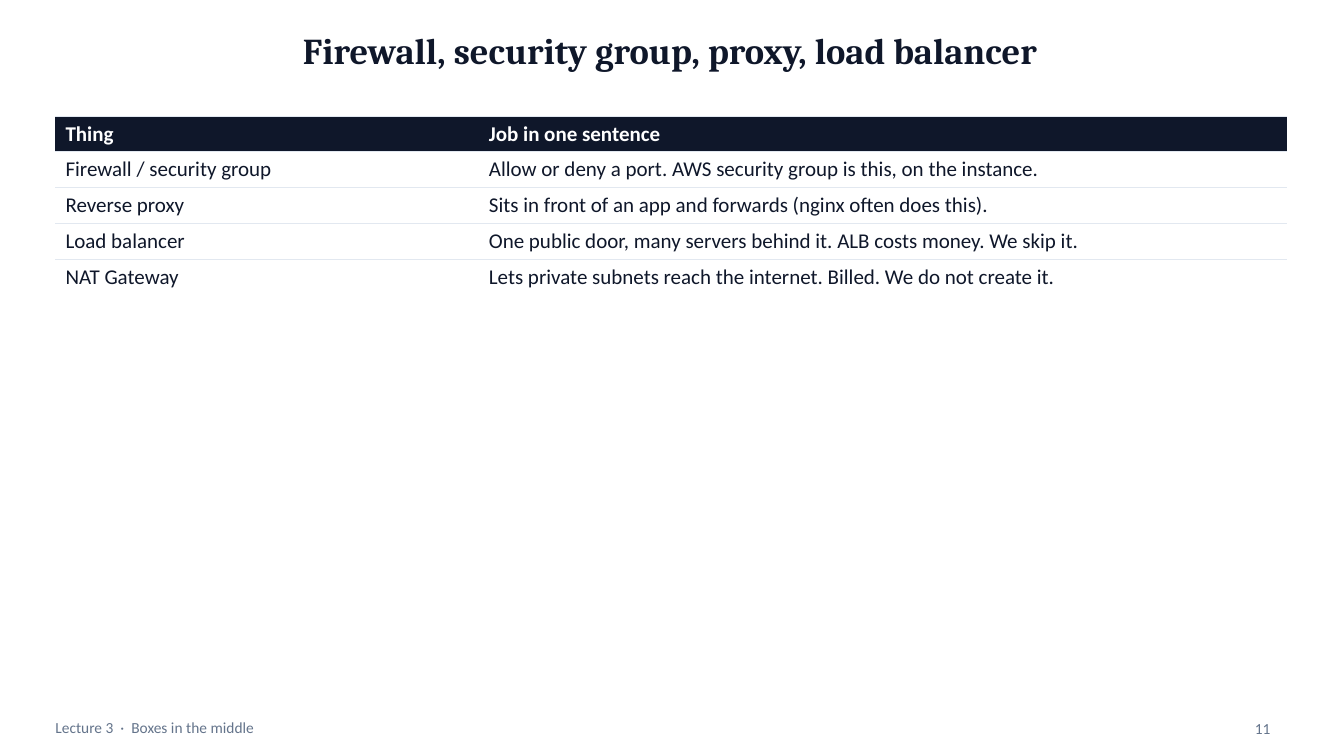
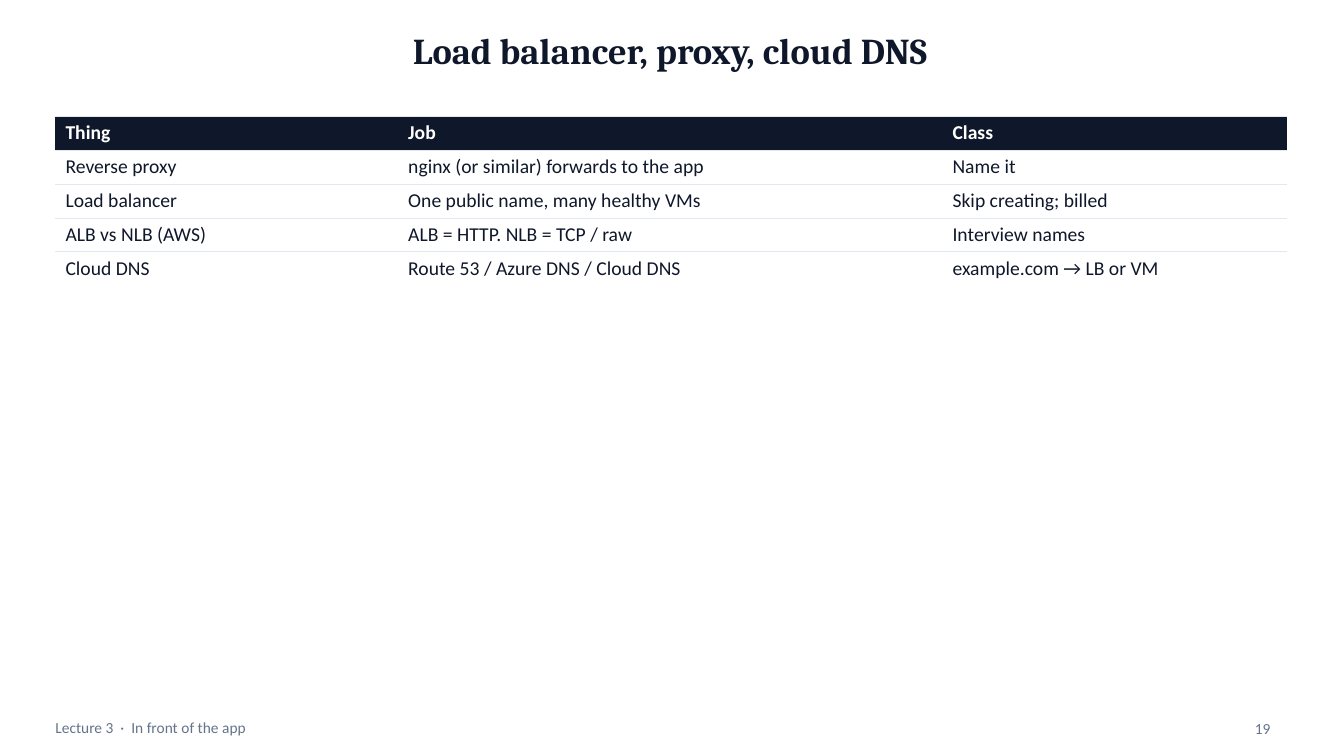
Before and after one commit to mayurb99/Devops_Beginners, a slide deck: slide 19 of lec-03/presentation/lec-03-networking.pptx (slide 11 before the commit). Drawn at 1344x756 pixels with LibreOffice and Linux fonts; fonts in the diff are those of the drawing. Boxes give left, top, right and bottom in pixels: in the first picture for what was removed or moved away, otherwise in the second. Text is boxed around its words. In the diff, an @@ line names an element or a change of style, - is before the commit and + after.

```diff
--- a/lec-03/presentation/lec-03-networking.pptx
+++ b/lec-03/presentation/lec-03-networking.pptx
@@ title at (x1=413, y1=38, x2=927, y2=72): text changed @@
-Firewall, security group, proxy, load balancer
+Load balancer, proxy, cloud DNS
@@ table at (x1=55, y1=116, x2=1288, y2=282) @@
-column 1: Thing | Firewall / security group | Reverse proxy | Load balancer | NAT Gateway
-column 2: Job in one sentence | Allow or deny a port. AWS security group is this, on the instance. | Sits in front of an app and forwards (nginx often does this). | One public door, many servers behind it. ALB costs money. We skip it. | Lets private subnets reach the internet. Billed. We do not create it.
+column 1: Thing | Reverse proxy | Load balancer | ALB vs NLB (AWS) | Cloud DNS
+column 2: Job | nginx (or similar) forwards to the app | One public name, many healthy VMs | ALB = HTTP. NLB = TCP / raw | Route 53 / Azure DNS / Cloud DNS
+column 3: Class | Name it | Skip creating; billed | Interview names | example.com → LB or VM
@@ text at (x1=55, y1=722, x2=246, y2=736): text changed @@
-Lecture 3 · Boxes in the middle
+Lecture 3 · In front of the app
@@ page number at (x1=1255, y1=724, x2=1271, y2=734): text changed @@
-11
+19
```
Also in this commit, not shown: 7 other slides changed, 11 slides added, 2 slides removed, 10 other files.
